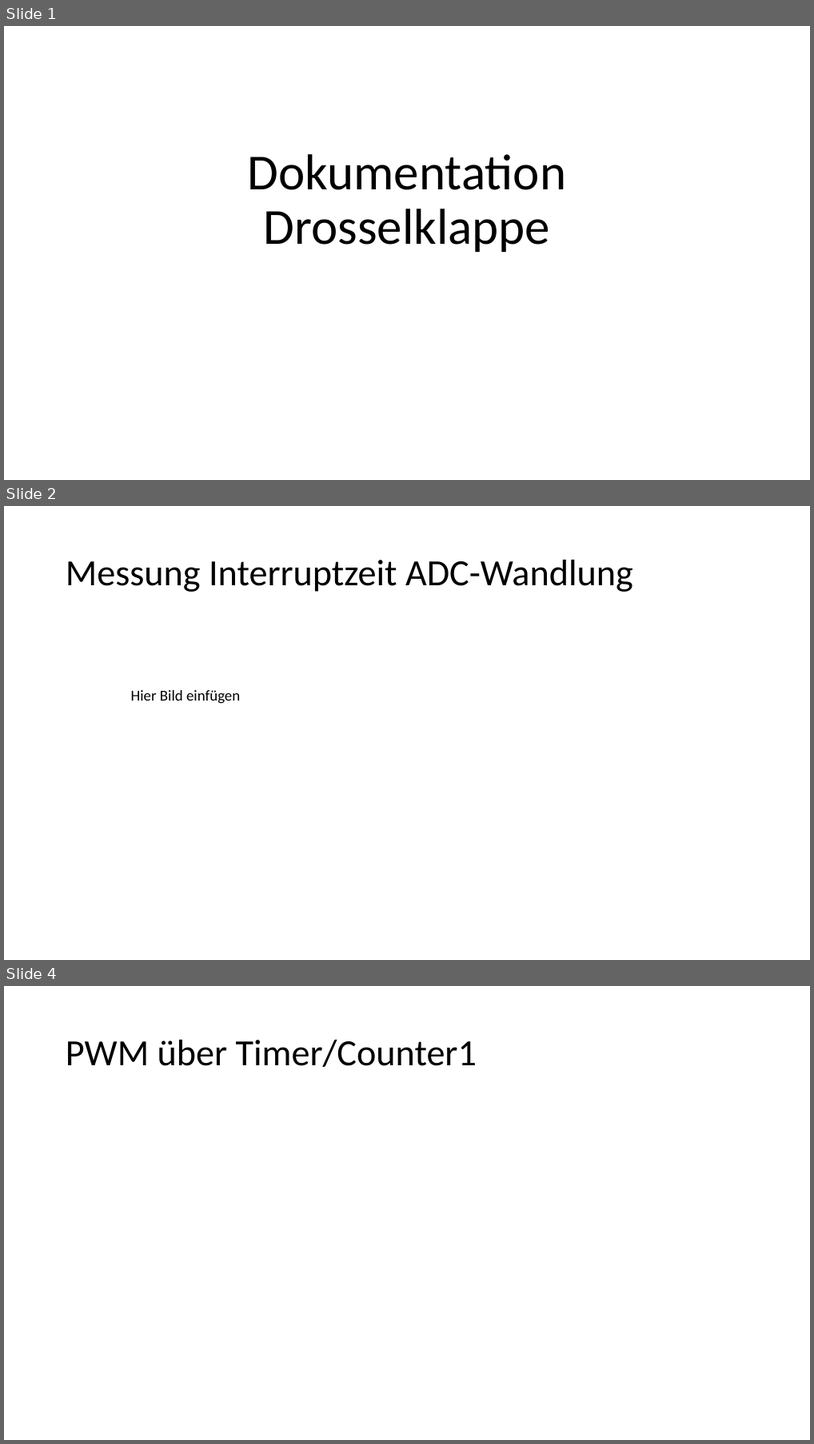
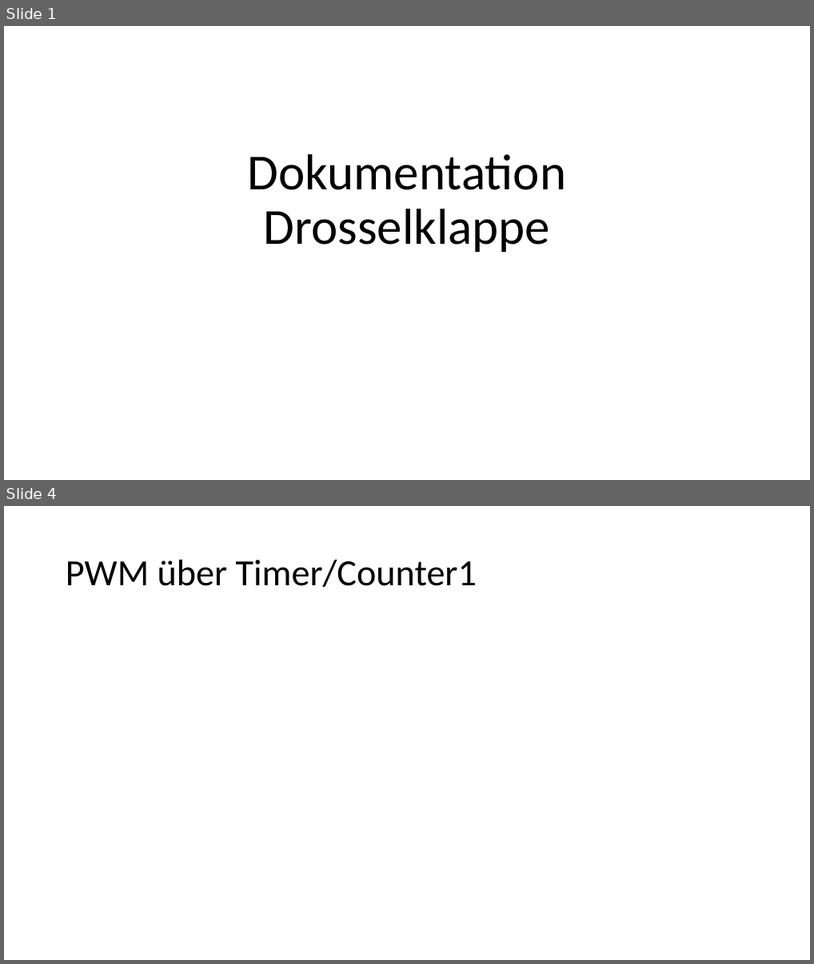
Before and after one commit to Fiernen/DrosselklappenRegelung, a slide deck: PowerPoint Doku.pptx. Shown one above the other, each under a label of ours: slides 1, 2 and 4 before the commit, slides 1 and 4 after it; the slides between them are not shown. The pictures are 814x1444 and 814x964 pixels, drawn with LibreOffice and Linux fonts; fonts in the diff are those of the drawing; grey boxes stand for pictures. Boxes give left, top, right and bottom in pixels: in the first picture for what was removed or moved away, otherwise in the second. Text is boxed around its words. In the diff, an @@ line names an element or a change of style, - is before the commit and + after.

```diff
--- a/PowerPoint Doku.pptx
+++ b/PowerPoint Doku.pptx
@@ slide 2 removed at (x1=4, y1=506, x2=810, y2=960), background #FFFFFF @@
@@ title removed at (x1=66, y1=560, x2=634, y2=592) @@
-Messung Interruptzeit ADC-Wandlung
@@ text removed at (x1=131, y1=690, x2=240, y2=704) @@
-Hier Bild einfügen
```
Also in this commit, not shown: 1 slide changed, 2 slides added.
